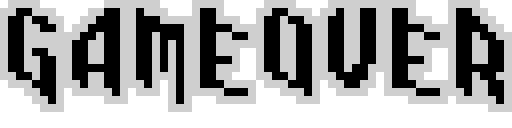
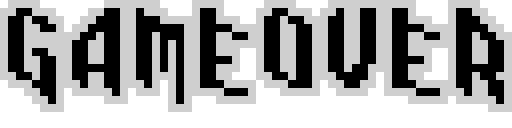
Layered file, before and after one edit (w=512, h=128). Changes by layer:
painted on "Game over Full Letters" over [296,88,320,104]
